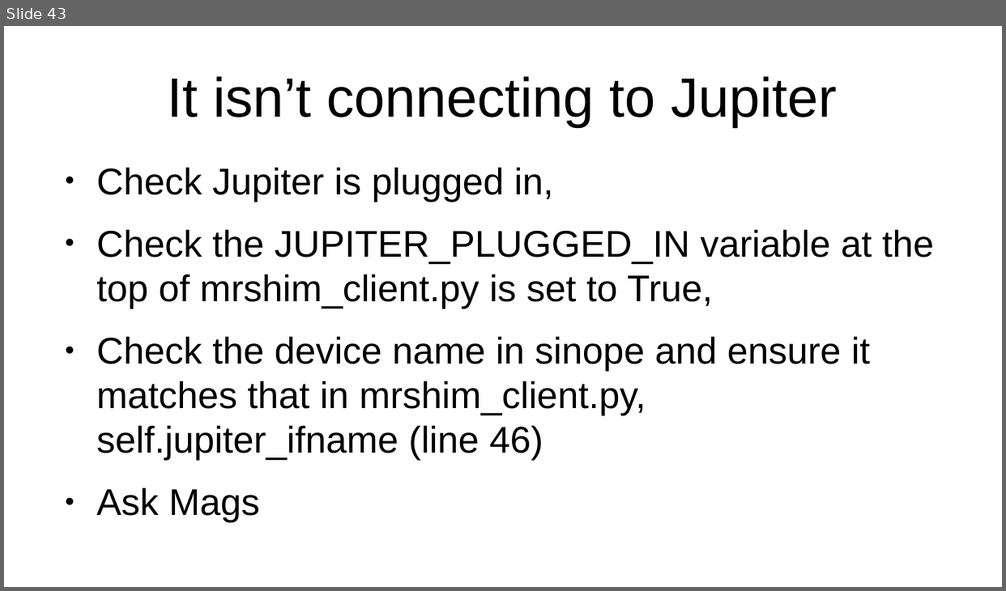
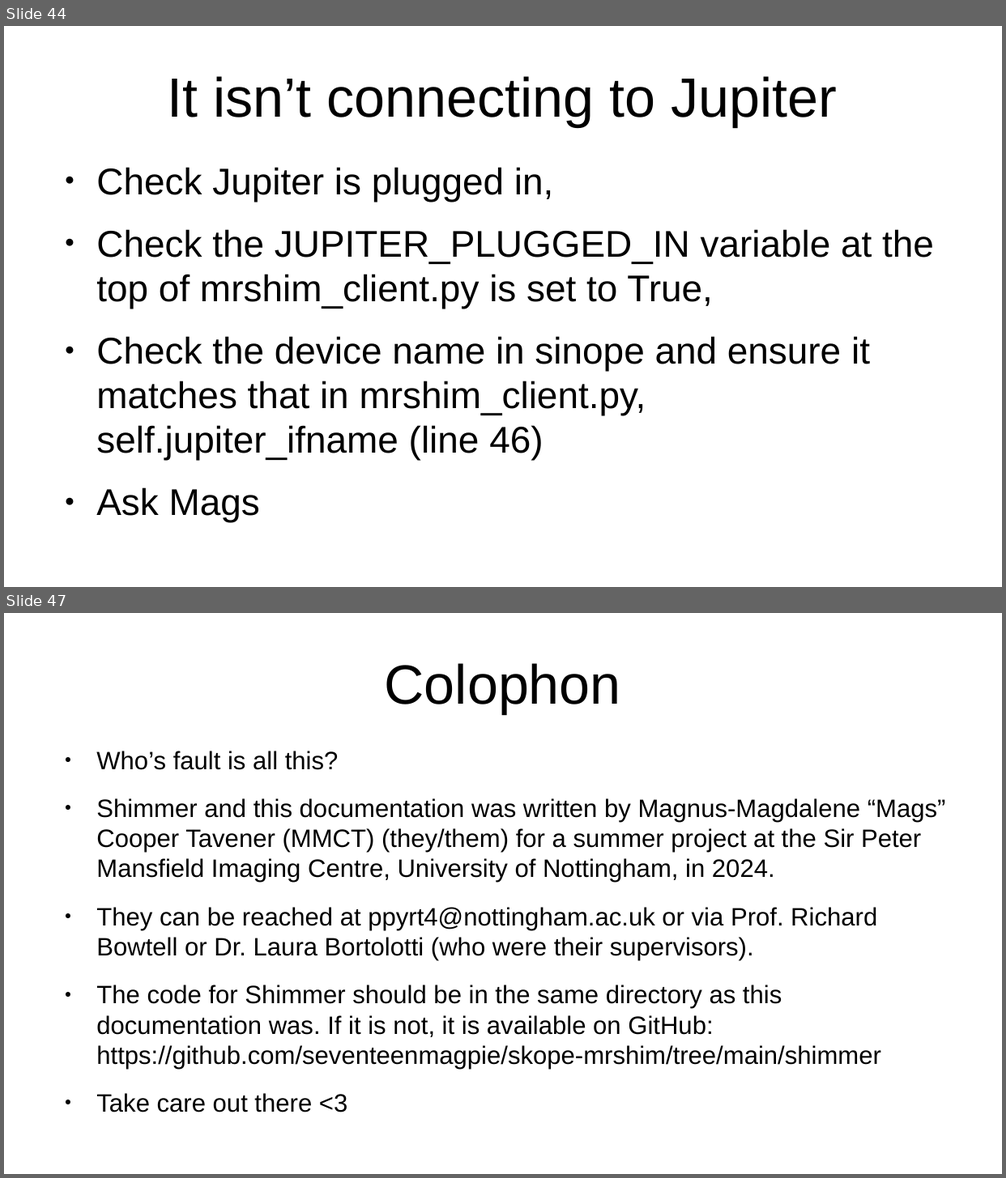
Before and after one commit to seventeenmagpie/skope-mrshim, a slide deck: shimmer/docs/user_guide_with_images.odp. Shown one above the other, each under a label of ours: slide 43 before the commit, slides 44 and 47 after it; the slides between them are not shown. The pictures are 1006x591 and 1006x1178 pixels, drawn with LibreOffice and Linux fonts; fonts in the diff are those of the drawing. Boxes give left, top, right and bottom in pixels: in the first picture for what was removed or moved away, otherwise in the second. Text is boxed around its words. In the diff, an @@ line names an element or a change of style, - is before the commit and + after.

```diff
--- a/shimmer/docs/user_guide_with_images.odp
+++ b/shimmer/docs/user_guide_with_images.odp
@@ slide 47 added at <box>4,613,1002,1174</box>, background #FFFFFF @@
@@ title added at <box>385,663,621,714</box>, 44 pt, text #000000 @@
+Colophon
@@ text added at <box>96,751,946,1069</box>, 20 pt, text #000000 @@
+● Who’s fault is all this?
+● Shimmer and this documentation was written by Magnus-Magdalene “Mags” Cooper Tavener (MMCT) (they/them) for a summer project at the Sir Peter Mansfield Imaging Centre, University of Nottingham, in 2024.
+● They can be reached at ppyrt4@nottingham.ac.uk or via Prof. Richard Bowtell or Dr. Laura Bortolotti (who were their supervisors).
+● The code for Shimmer should be in the same directory as this documentation was. If it is not, it is available on GitHub: https://github.com/seventeenmagpie/skope-mrshim/tree/main/shimmer
+● Take care out there <3
@@ what was slide 43 is now slide 44 @@
```
Also in this commit, not shown: 13 slides changed, 3 other slides added, 19 other files.
